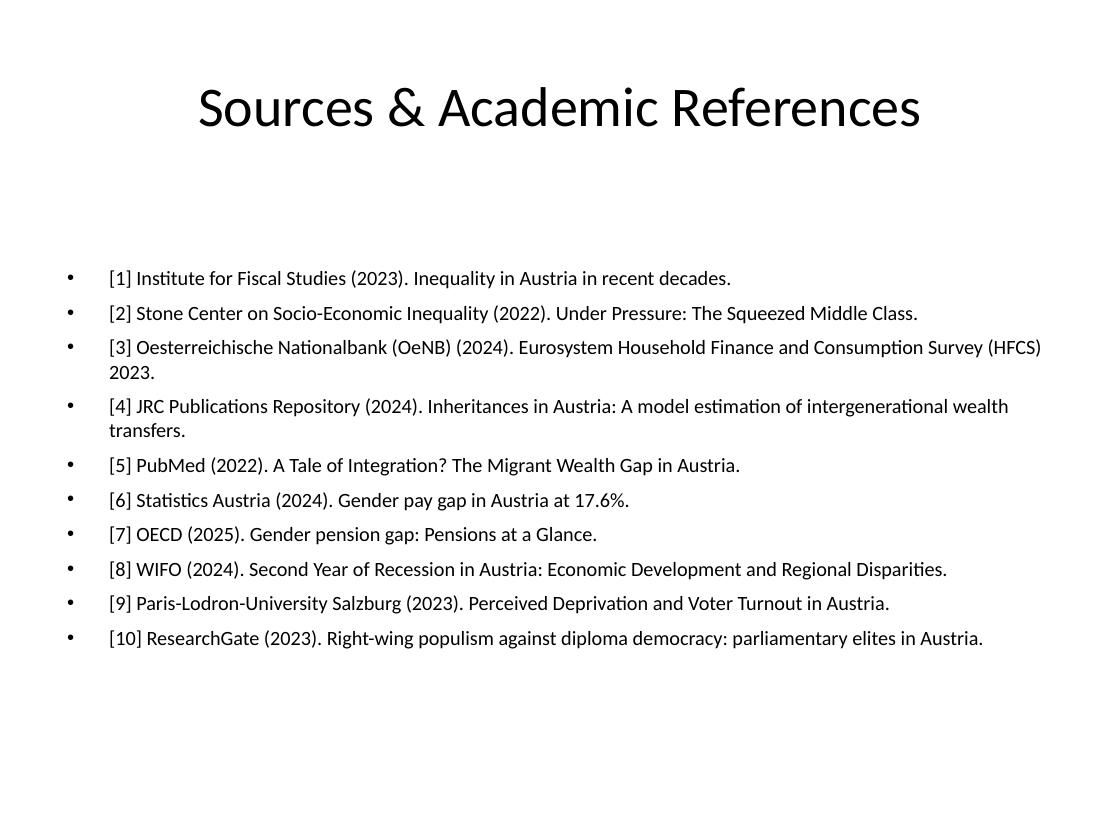
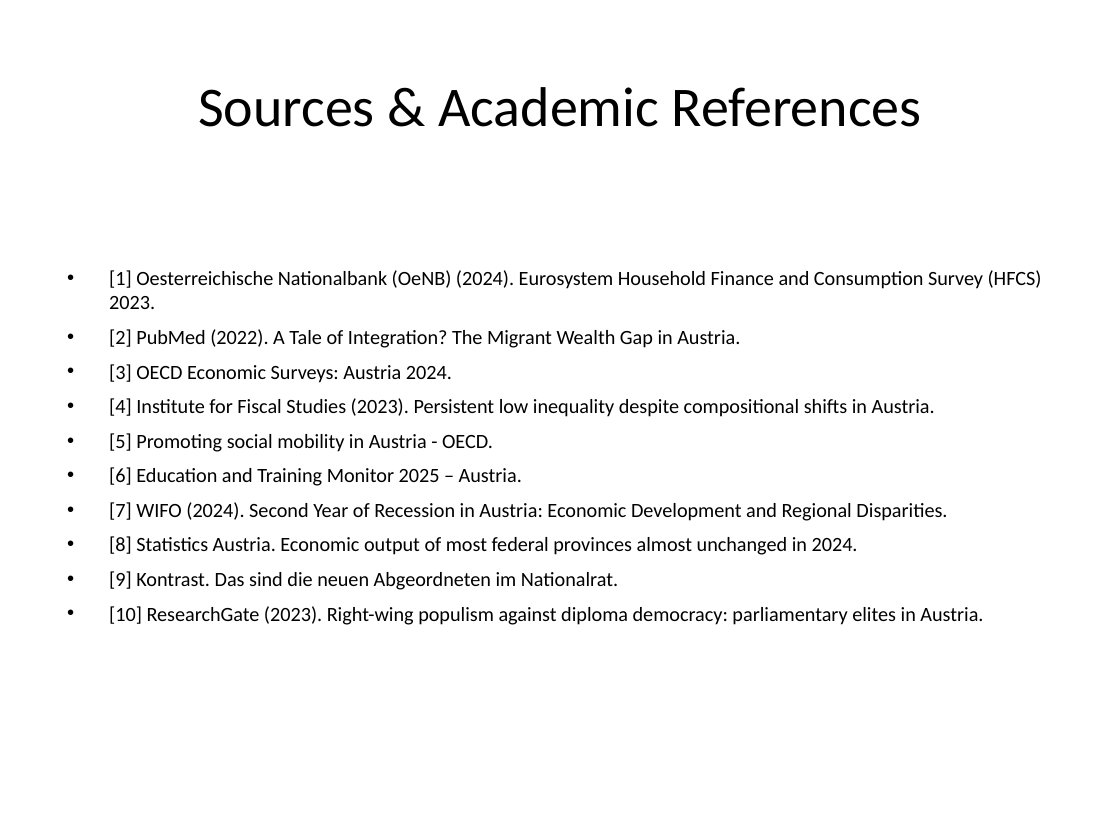
Before and after one commit to jakthehutt/sprint-class-final, a slide deck: slide 9 of Ecnomic_political_inequality/Austria_Inequality_Trends.pptx. Drawn at 1120x840 pixels with LibreOffice and Linux fonts; fonts in the diff are those of the drawing. Boxes give left, top, right and bottom in pixels: in the first picture for what was removed or moved away, otherwise in the second. Text is boxed around its words. In the diff, an @@ line names an element or a change of style, - is before the commit and + after.

```diff
--- a/Ecnomic_political_inequality/Austria_Inequality_Trends.pptx
+++ b/Ecnomic_political_inequality/Austria_Inequality_Trends.pptx
@@ text at <box>109,270,1042,590</box>: text changed @@
-• [1] Institute for Fiscal Studies (2023). Inequality in Austria in recent decades.
-• [2] Stone Center on Socio-Economic Inequality (2022). Under Pressure: The Squeezed Middle Class.
-• [3] Oesterreichische Nationalbank (OeNB) (2024). Eurosystem Household Finance and Consumption Survey (HFCS) 2023.
-• [4] JRC Publications Repository (2024). Inheritances in Austria: A model estimation of intergenerational wealth transfers.
-• [5] PubMed (2022). A Tale of Integration? The Migrant Wealth Gap in Austria.
-• [6] Statistics Austria (2024). Gender pay gap in Austria at 17.6%.
-• [7] OECD (2025). Gender pension gap: Pensions at a Glance.
-• [8] WIFO (2024). Second Year of Recession in Austria: Economic Development and Regional Disparities.
-• [9] Paris-Lodron-University Salzburg (2023). Perceived Deprivation and Voter Turnout in Austria.
+• [1] Oesterreichische Nationalbank (OeNB) (2024). Eurosystem Household Finance and Consumption Survey (HFCS) 2023.
+• [2] PubMed (2022). A Tale of Integration? The Migrant Wealth Gap in Austria.
+• [3] OECD Economic Surveys: Austria 2024.
+• [4] Institute for Fiscal Studies (2023). Persistent low inequality despite compositional shifts in Austria.
+• [5] Promoting social mobility in Austria - OECD.
+• [6] Education and Training Monitor 2025 – Austria.
+• [7] WIFO (2024). Second Year of Recession in Austria: Economic Development and Regional Disparities.
+• [8] Statistics Austria. Economic output of most federal provinces almost unchanged in 2024.
+• [9] Kontrast. Das sind die neuen Abgeordneten im Nationalrat.
```
Also in this commit, not shown: 8 other files.
